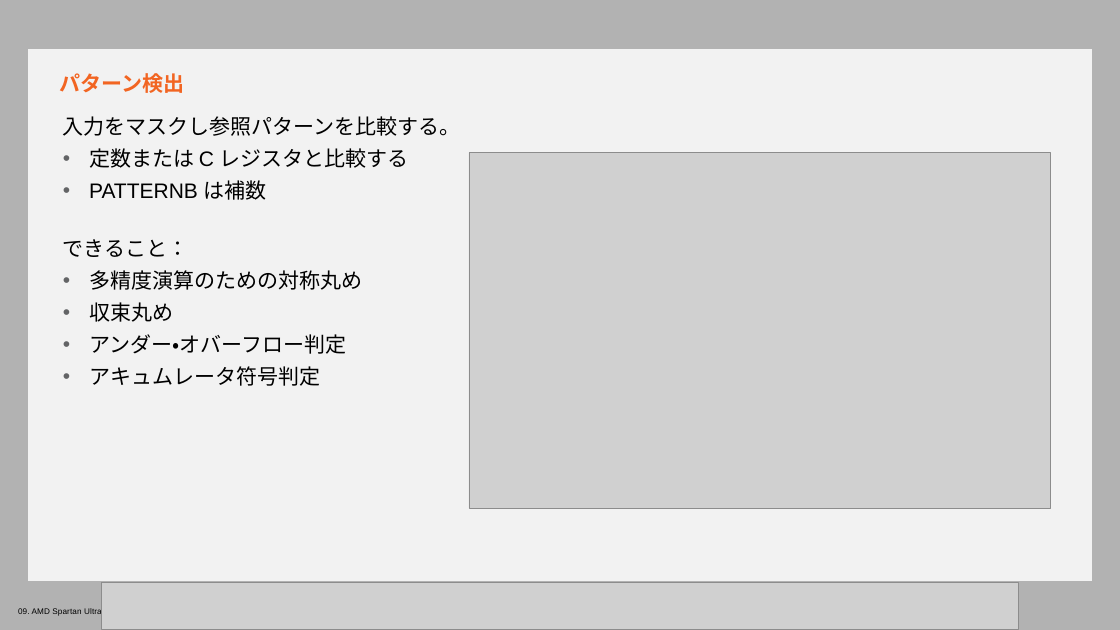
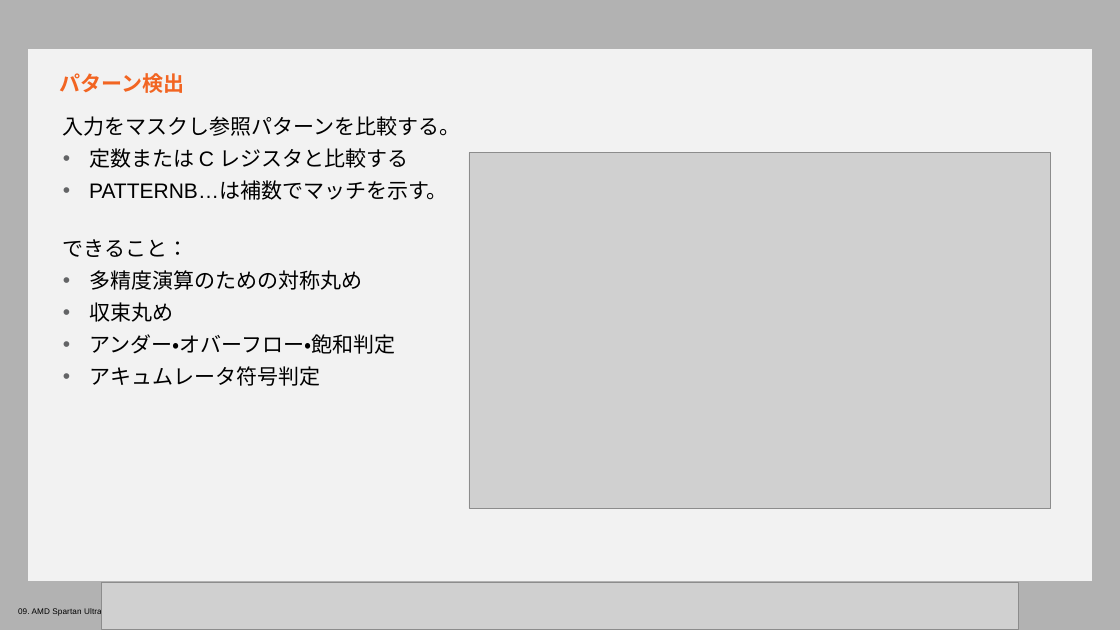
Before and after one commit to hdlabjk/spusp, a slide deck: slide 13 of doc/slides_docx/09. AMD Spartan UltraScale+ Architecture DSP Resources_ILT_translated_ja.pptx. Drawn at 1120x630 pixels with LibreOffice and Linux fonts; fonts in the diff are those of the drawing; grey boxes stand for pictures; background and template pictures are left out. Boxes give left, top, right and bottom in pixels: in the first picture for what was removed or moved away, otherwise in the second. Text is boxed around its words. In the diff, an @@ line names an element or a change of style, - is before the commit and + after.

```diff
--- a/doc/slides_docx/09. AMD Spartan UltraScale+ Architecture DSP Resources_ILT_translated_ja.pptx
+++ b/doc/slides_docx/09. AMD Spartan UltraScale+ Architecture DSP Resources_ILT_translated_ja.pptx
@@ text at [89, 182, 448, 200]: text changed @@
-• PATTERNB は補数
+• PATTERNB…は補数でマッチを示す。
@@ text at [89, 334, 395, 354]: text changed @@
-• アンダー・オバーフロー判定
+• アンダー・オバーフロー・飽和判定
```
Also in this commit, not shown: 7 other slides changed, 9 other files.
